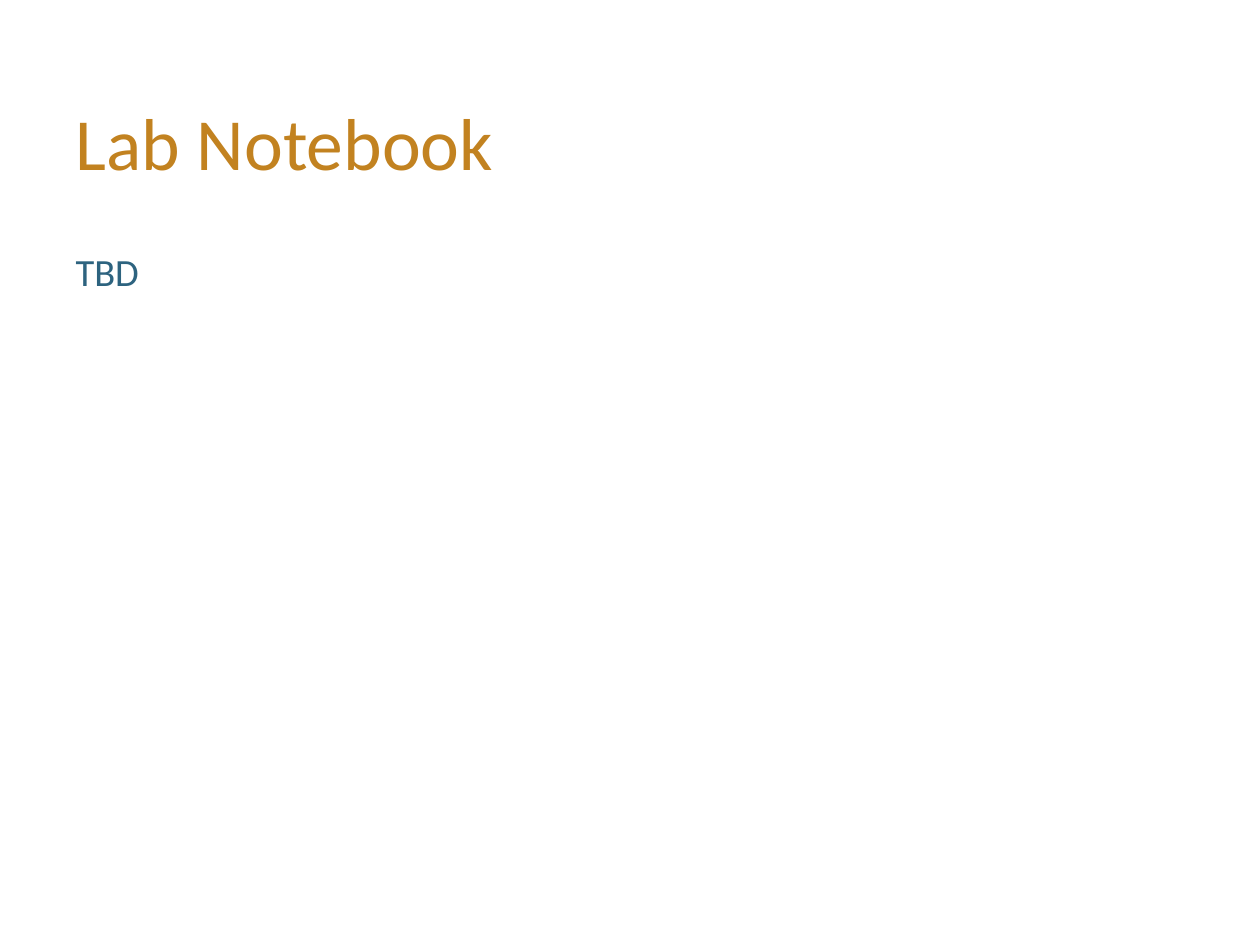
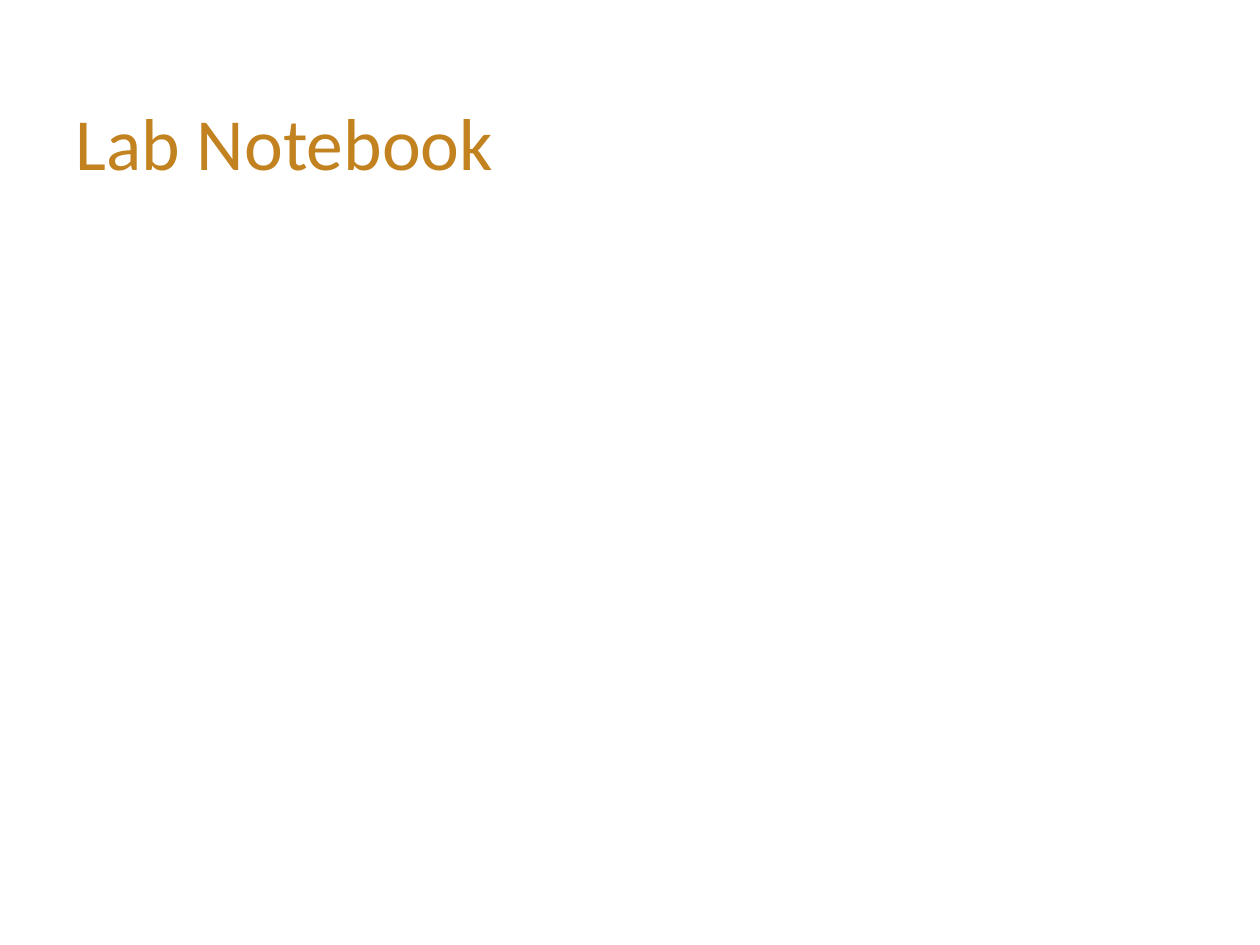
Before and after one commit to hLuo27/teaching, a slide deck: slide 13 of data8/slides/lab4.pptx (slide 12 before the commit). Drawn at 1260x945 pixels with LibreOffice and Linux fonts; fonts in the diff are those of the drawing; background and template pictures are left out. Boxes give left, top, right and bottom in pixels: in the first picture for what was removed or moved away, otherwise in the second. Text is boxed around its words. In the diff, an @@ line names an element or a change of style, - is before the commit and + after.

```diff
--- a/data8/slides/lab4.pptx
+++ b/data8/slides/lab4.pptx
@@ text removed at (76, 261, 139, 286) @@
-TBD
```
Also in this commit, not shown: 1 other slide changed, 2 slides added, 1 slide removed, 2 other files.
